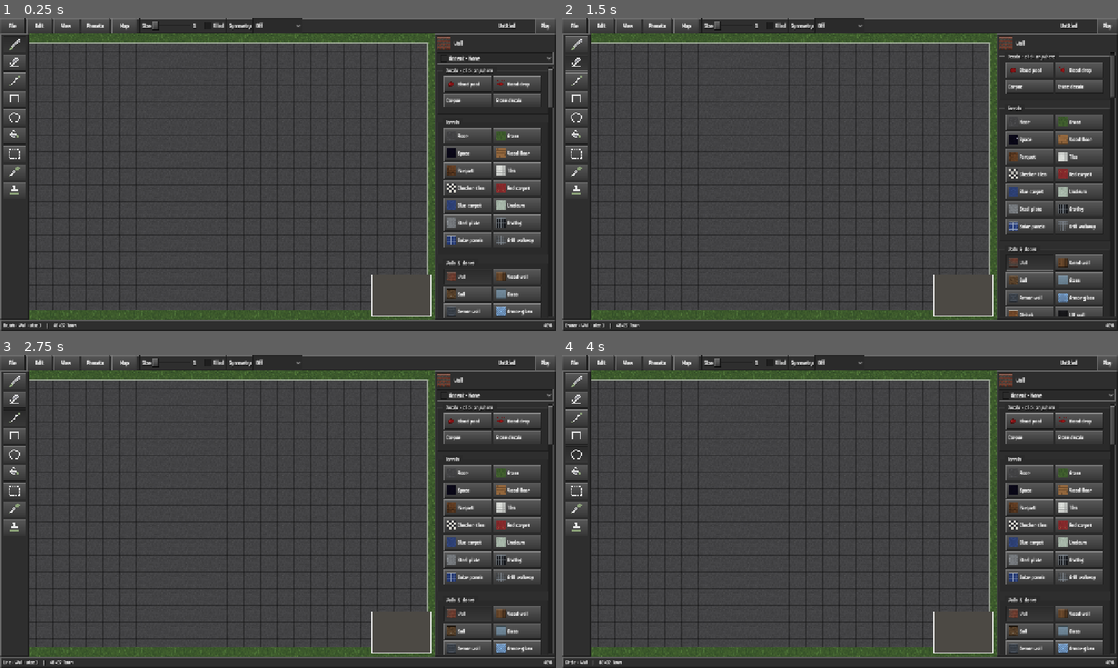
Above: before the commit, frames 1-4 (two rows, left to right).
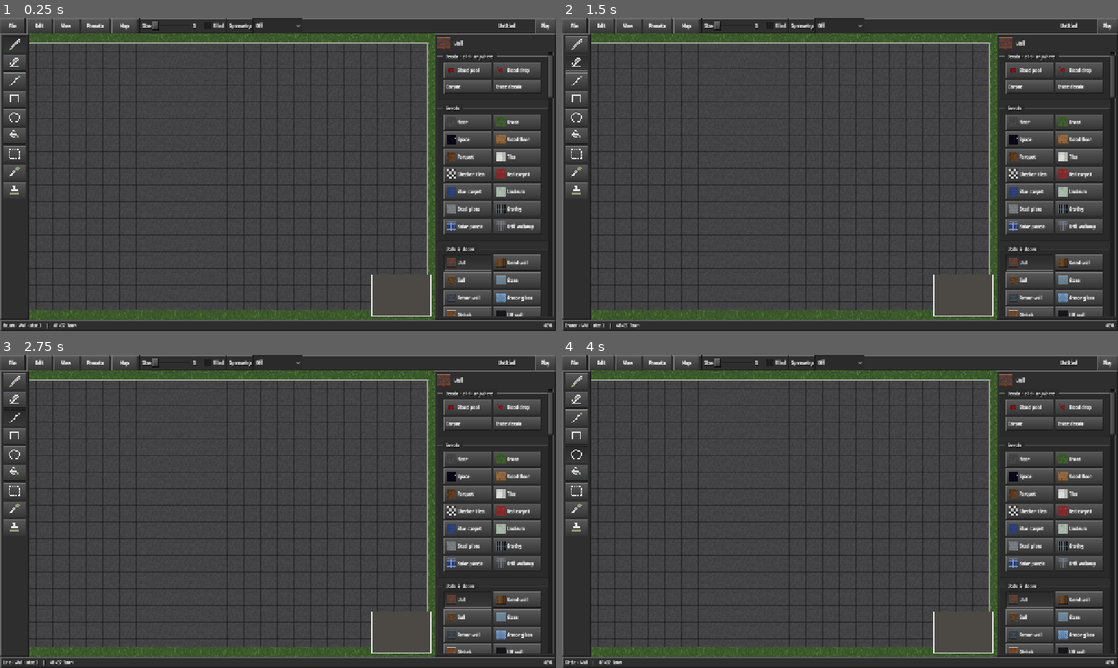
Above: after the commit, the same moments.

Repository: Broiler2113/mcf-isotope
Game: Godot game, scene res://scenes/MapEditor.tscn
Two runs of this game, one before a commit and one after it. Both use one fixed random seed, a clock stepped at 60 frames per second and the inputs below. This scene is started directly instead of the project's main scene.
Inputs (mouse positions are in pixels of both pictures, inside the frame that each line leads up to):
- Up to frame 1 (0.25 s): no input
- Up to frame 2 (1.5 s): click (578, 43) at 0.52 s; click (578, 61) at 1.27 s
- Up to frame 3 (2.75 s): click (16, 417) at 2.02 s
- Up to frame 4 (4 s): click (578, 436) at 2.77 s; click (578, 455) at 3.52 s

The runs differ from the first frame. In frame 1, 7.4% of the frame differs, in the area x 78-100%, y 10-96%; in frame 2, nothing differs; in frame 3, 7.4%; in frame 4, 7.4%.

Commit message:
Editor variants open beside the palette button; household lamps in field huts
Furniture colours, door textures and wall accents are picked from a small popup next to
the palette button that was clicked (left of it at the screen edge) instead of rows at
the top of the palette. Field huts get floor/desk lamps rather than work lights.

Co-Authored-By: Claude Opus 5.5 <noreply@anthropic.com>
Claude-Session: https://claude.ai/code/session_01GKgHVj8qrQv5Xtj599D4Ee

Diff:
--- a/scenes/MapEditor.gd
+++ b/scenes/MapEditor.gd
@@ -175,9 +175,8 @@
 var _palette_box: VBoxContainer
 var _current_icon: TextureRect
 var _current_label: Label
-var _colour_row: HBoxContainer
-var _colour_base := ""
-var _colour_group := ButtonGroup.new()
+var _variant_popup: PopupPanel
+var _variant_box: HFlowContainer
 var _more_zones := false
 var _mini_rect: TextureRect
 var _mini_view: Control
@@ -938,8 +937,6 @@
 var decal_rotation := 0.0
 var _decal_painting := false
 var _decal_last := Vector2.INF
-var _accent_opt: OptionButton
-var _door_opt: OptionButton
 var brush_accent := 0
 var brush_door := 0
 
@@ -2100,36 +2097,16 @@
 	_current_label.size_flags_horizontal = Control.SIZE_EXPAND_FILL
 	_current_label.autowrap_mode = TextServer.AUTOWRAP_WORD_SMART
 	cur.add_child(_current_label)
-	# Цвета выбранного предмета мебели — строкой образцов под кистью (палитра держит по
-	# кнопке на предмет, а не на каждый цвет).
-	_colour_row = HBoxContainer.new()
-	_colour_row.add_theme_constant_override("separation", 4)
-	_colour_row.visible = false
-	outer.add_child(_colour_row)
-	_accent_opt = OptionButton.new()
-	_accent_opt.tooltip_text = "Wall accent"
-	for i in MCF.ACCENT_COLORS.size():
-		_accent_opt.add_icon_item(_swatch(MCF.ACCENT_COLORS[i]), "Accent · " + MCF.ACCENT_NAMES[i])
-	_accent_opt.item_selected.connect(func(i: int) -> void:
-		brush_accent = i
-		_pv_key = ""
-		queue_redraw())
-	outer.add_child(_accent_opt)
-	_door_opt = OptionButton.new()
-	_door_opt.tooltip_text = "Door texture"
-	_door_opt.add_icon_item(_door_thumb(0), "Automatic")
-	for material: String in TerrainTiles.DOOR_MATERIALS:
-		for variant in 3:
-			var look := TerrainTiles.DOOR_MATERIALS.find(material) * 3 + variant + 1
-			_door_opt.add_icon_item(_door_thumb(look), "%s · %d" % [material.capitalize(), variant + 1])
-	_door_opt.add_theme_constant_override("icon_max_width", 24)
-	_door_opt.item_selected.connect(func(i: int) -> void:
-		brush_door = i
-		if brush.begins_with("door:"): brush = MCF.FEATURE_AIRLOCK
-		_pv_key = ""
-		_mark_brush_button()
-		queue_redraw())
-	outer.add_child(_door_opt)
+	# Variants (colours, door textures, wall accents) open in a small popup beside the
+	# palette button that was clicked (0.11) instead of rows at the top of the palette.
+	_variant_popup = PopupPanel.new()
+	_variant_popup.theme = Ui.theme
+	_variant_box = HFlowContainer.new()
+	_variant_box.add_theme_constant_override("h_separation", 4)
+	_variant_box.add_theme_constant_override("v_separation", 4)
+	_variant_box.custom_minimum_size = Vector2(150, 0)
+	_variant_popup.add_child(_variant_box)
+	add_child(_variant_popup)
 	var scroll := ScrollContainer.new()
 	scroll.horizontal_scroll_mode = ScrollContainer.SCROLL_MODE_DISABLED
 	scroll.size_flags_vertical = Control.SIZE_EXPAND_FILL
@@ -2264,6 +2241,7 @@
 			b.pressed.connect(_pick_stamp.bind(id.substr(6)))
 		else:
 			b.pressed.connect(_select_brush.bind(id))
+			b.pressed.connect(_open_variants.bind(b))
 		grid.add_child(b)
 		_brush_buttons[id] = b
 
@@ -2404,7 +2382,7 @@
 		_float_grab = Vector2i(int(_float["w"]) / 2, int(_float["h"]) / 2)
 	if _tool_buttons.has(t):
 		(_tool_buttons[t] as Button).button_pressed = true
-	_refresh_material_controls()
+	_refresh_variants()
 	_refresh_status()
 	queue_redraw()
 
@@ -2426,56 +2404,83 @@
 	if _current_icon != null:
 		_current_icon.texture = _thumb(brush)
 		_current_label.text = _brush_name(brush)
-	_refresh_colours()
-	_refresh_material_controls()
-
-func _refresh_material_controls() -> void:
-	var painting := tool in [Tool.BRUSH, Tool.LINE, Tool.RECT, Tool.CIRCLE, Tool.FILL]
-	if _accent_opt != null:
-		_accent_opt.visible = painting and _wall_brush()
-		_accent_opt.select(brush_accent)
-	if _door_opt != null:
-		_door_opt.visible = painting and (brush == MCF.FEATURE_AIRLOCK or brush.begins_with("door:"))
-		_door_opt.select(int(brush.substr(5)) if brush.begins_with("door:") else brush_door)
+	_refresh_variants()
 
 func _wall_brush() -> bool:
 	return brush.begins_with("wallmat:") or brush in [MCF.FEATURE_WALL, MCF.FEATURE_WOOD_WALL, MCF.FEATURE_ARMOR_WALL, MCF.FEATURE_GLASS, MCF.FEATURE_ARMOR_GLASS, MCF.FEATURE_SOIL]
 
-## Строка цветов под кистью: образец на каждый цвет выбранного предмета. Пересобирается,
-## только когда сменился сам предмет, — щелчок по образцу не разбирает строку, в которой
-## нажат.
-func _refresh_colours() -> void:
-	if _colour_row == null:
-		return
+## The current brush's variants (0.11): furniture colours, door textures or wall accents.
+## Each entry: [icon, tooltip, action, selected].
+func _variant_entries() -> Array:
+	var out: Array = []
 	var ids: Array = Furniture.colours_of(brush) if Furniture.is_furniture(brush) else []
-	var base: String = ids[0] if ids.size() > 1 else ""
-	if base != _colour_base:
-		_colour_base = base
-		for c in _colour_row.get_children():
-			_colour_row.remove_child(c)
-			c.queue_free()
-		if base != "":
-			var lbl := Label.new()
-			lbl.text = "Colour"
-			lbl.add_theme_font_size_override("font_size", 11)
-			_colour_row.add_child(lbl)
-			for fid: String in ids:
-				var b := Button.new()
-				b.icon = _ghost(fid)
-				b.expand_icon = true
-				b.custom_minimum_size = Vector2(30, 30)
-				b.toggle_mode = true
-				b.button_group = _colour_group
-				b.focus_mode = Control.FOCUS_NONE
-				b.tooltip_text = Furniture.name_of(fid)
-				_tight(b)
-				b.pressed.connect(_select_brush.bind(fid))
-				b.set_meta("fid", fid)
-				_colour_row.add_child(b)
-	_colour_row.visible = base != ""
-	for c in _colour_row.get_children():
-		if c is Button:
-			(c as Button).set_pressed_no_signal(c.get_meta("fid") == brush)
+	if ids.size() > 1:
+		for fid: String in ids:
+			out.append([_ghost(fid), Furniture.name_of(fid), _select_brush.bind(fid), fid == brush])
+	elif brush == MCF.FEATURE_AIRLOCK or brush.begins_with("door:"):
+		var current := int(brush.substr(5)) if brush.begins_with("door:") else brush_door
+		out.append([_door_thumb(0), "Automatic door texture", _set_door.bind(0), current == 0])
+		for material: String in TerrainTiles.DOOR_MATERIALS:
+			for v in 3:
+				var look := TerrainTiles.DOOR_MATERIALS.find(material) * 3 + v + 1
+				out.append([_door_thumb(look), "%s · %d" % [material.capitalize(), v + 1], _set_door.bind(look), current == look])
+	elif _wall_brush():
+		for i in MCF.ACCENT_COLORS.size():
+			out.append([_swatch(MCF.ACCENT_COLORS[i]), "Accent · " + MCF.ACCENT_NAMES[i], _set_accent.bind(i), brush_accent == i])
+	return out
+
+func _set_door(look: int) -> void:
+	brush_door = look
+	if brush.begins_with("door:"): brush = MCF.FEATURE_AIRLOCK
+	_pv_key = ""
+	_mark_brush_button()
+	queue_redraw()
+
+func _set_accent(i: int) -> void:
+	brush_accent = i
+	_pv_key = ""
+	_refresh_variants()
+	queue_redraw()
+
+## Open the variant strip right beside the palette button that was clicked.
+func _open_variants(anchor: Control) -> void:
+	if _variant_popup == null: return
+	var entries := _variant_entries()
+	if entries.is_empty():
+		_variant_popup.hide()
+		return
+	_fill_variants(entries)
+	# Beside the button: to its right if there is room, otherwise to its left (the palette
+	# sits at the right edge of the screen).
+	var want := _variant_popup.get_contents_minimum_size() + Vector2(8, 8)
+	var at := anchor.get_screen_position() + Vector2(anchor.size.x + 4.0, 0.0)
+	if at.x + want.x > get_viewport_rect().size.x:
+		at.x = anchor.get_screen_position().x - want.x - 4.0
+	_variant_popup.popup(Rect2i(Vector2i(at), Vector2i.ZERO))
+
+func _refresh_variants() -> void:
+	if _variant_popup == null or not _variant_popup.visible: return
+	var entries := _variant_entries()
+	if entries.is_empty(): _variant_popup.hide()
+	else: _fill_variants(entries)
+
+func _fill_variants(entries: Array) -> void:
+	for c in _variant_box.get_children():
+		_variant_box.remove_child(c)
+		c.queue_free()
+	for e: Array in entries:
+		var b := Button.new()
+		b.icon = e[0]
+		b.expand_icon = true
+		b.custom_minimum_size = Vector2(34, 34)
+		b.toggle_mode = true
+		b.button_pressed = e[3]
+		b.focus_mode = Control.FOCUS_NONE
+		b.tooltip_text = e[1]
+		_tight(b)
+		b.pressed.connect(e[2])
+		_variant_box.add_child(b)
+	_variant_popup.reset_size()
 
 func _set_brush_size(n: int) -> void:
 	brush_size = clampi(n, 1, 15)
--- a/src/data/MapLighting.gd
+++ b/src/data/MapLighting.gd
@@ -155,7 +155,8 @@
 			"town": return "streetlight" if (c.x + c.y) % 3 else "bollard_light"
 			"field", "asteroid": return "floodlight"
 		return "work_light"
-	if map.env == "town": return "floor_lamp" if (c.x + c.y) % 2 else "desk_lamp"
+	# Houses and huts get household lamps, never street-style posts (0.11 playtest).
+	if map.env in ["town", "field"]: return "floor_lamp" if (c.x + c.y) % 2 else "desk_lamp"
 	return "work_light"
 
 func _wall_near(c: Vector2i) -> Vector2i:
--- a/tests/run_editor.gd
+++ b/tests/run_editor.gd
@@ -309,12 +309,19 @@
 	ck(ed._brush_buttons.has("bed") and not ed._brush_buttons.has("bed_red"),
 			"colour variants are not separate palette buttons")
 	ed._select_brush("bed_red")
-	ck(ed._colour_row.visible and ed._colour_row.get_child_count() == 1 + Furniture.colours_of("bed").size()
+	ed._open_variants(ed._brush_buttons["bed"])
+	ck(ed._variant_popup.visible and ed._variant_box.get_child_count() == Furniture.colours_of("bed").size()
 			and (ed._brush_buttons["bed"] as Button).button_pressed,
-			"a coloured bed lights the Bed button and shows the colour row")
+			"a coloured bed lights the Bed button and opens its colours beside it")
+	var bed_rect: Rect2 = (ed._brush_buttons["bed"] as Button).get_global_rect()
+	var bx: float = ed._brush_buttons["bed"].get_screen_position().x
+	ck(ed._variant_popup.position.x >= int(bx + bed_rect.size.x) or ed._variant_popup.position.x + ed._variant_popup.size.x <= int(bx),
+			"the colour popup sits beside the palette button, not over it or at the top")
+	ed._variant_popup.hide()
 	_drag(Vector2i(4, 4), Vector2i(4, 4))
 	ed._select_brush("chair")
-	ck(not ed._colour_row.visible, "a piece with one colour hides the row")
+	ed._open_variants(ed._brush_buttons["chair"])
+	ck(not ed._variant_popup.visible, "a piece with one colour opens no popup")
 	_key(KEY_I)
 	_press(Vector2i(4, 4))
 	ck(ed.brush == "bed_red", "the eyedropper picks the colour too")
--- a/tests/run_followup098.gd
+++ b/tests/run_followup098.gd
@@ -182,17 +182,17 @@
 	e._unhandled_input(motion)
 	ck(e.map.decals.size() == count and not e._decal_painting, "releasing over the UI cannot leave decal painting stuck on")
 	e._select_brush(MCF.FEATURE_WALL)
-	ck(e._accent_opt.visible and not e._door_opt.visible, "wall shows only accent options")
-	e.brush_accent = 3
+	var wall_entries: Array = e._variant_entries()
+	ck(wall_entries.size() == MCF.ACCENT_COLORS.size(), "wall offers only accent options")
+	wall_entries[3][2].call()
 	ck(e._brushed([0, 0, false, "", -1], 0)[7] == 3, "wall painting uses chosen accent")
 	e._select_brush(MCF.FEATURE_AIRLOCK)
-	ck(not e._accent_opt.visible and e._door_opt.visible, "door shows only texture options")
-	e.brush_door = 8
+	var door_entries: Array = e._variant_entries()
+	ck(door_entries.size() == 1 + TerrainTiles.DOOR_MATERIALS.size() * 3, "door offers only texture options")
+	door_entries[8][2].call()
 	ck(e._brushed([0, 0, false, "", -1], 0)[8] == 8, "door painting uses selected texture")
 	ck(e._door_thumb(7).region != e._door_thumb(8).region, "door preview displays selected sprite variant")
-	e._select_tool(e.Tool.SELECT)
-	ck(not e._accent_opt.visible and not e._door_opt.visible, "selection tool hides irrelevant material options")
 	e._select_brush("floor")
-	ck(not e._accent_opt.visible and not e._door_opt.visible, "other brushes hide wall and door options")
+	ck(e._variant_entries().is_empty(), "other brushes offer no wall or door options")
 	e.queue_free()
 	await process_frame
